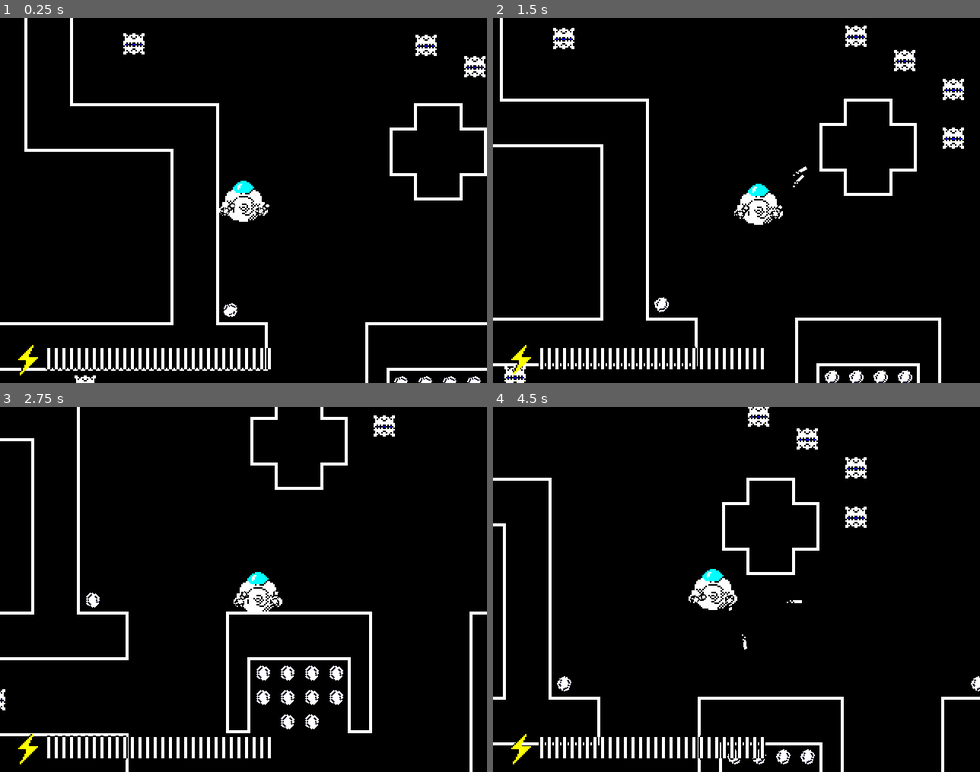
Above: before the commit, frames 1-4 (two rows, left to right).
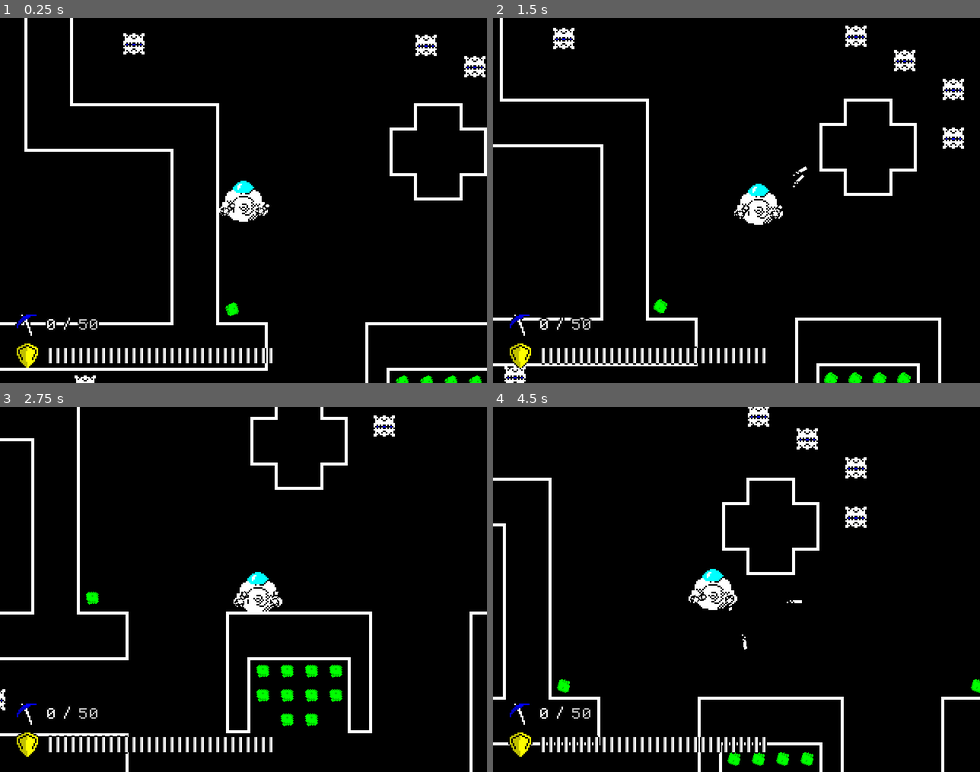
Above: after the commit, the same moments.

Repository: Paar86/Subminer
Game: Godot game, scene res://src/Levels/Main.tscn
The game is run twice, just before and just after one commit, with the same random seed, the same clock (stepped at 60 frames per second) and the same inputs.
Inputs (mouse positions are in pixels of both pictures, inside the frame that each line leads up to):
- Up to frame 1 (0.25 s): no input
- Up to frame 2 (1.5 s): move the mouse to (843, 182) at 0.52 s; hold D (right) 0.53-1.28 s; hold Space (dash) 0.53-1.28 s; move the mouse to (639, 218) at 1.27 s; hold S (down) from 1.28 s (still down); click (639, 218) at 1.35 s
- Up to frame 3 (2.75 s): move the mouse to (292, 509) at 2.02 s; release S (down) at 2.03 s; hold D (right) from 2.03 s (still down); hold Space (dash) from 2.03 s (still down)
- Up to frame 4 (4.5 s): move the mouse to (712, 662) at 2.77 s; release D (right) at 2.78 s; release Space (dash) at 2.78 s; hold W (up) 2.78-3.53 s; click (712, 662) at 2.85 s; move the mouse to (882, 644) at 3.52 s; hold Space (dash) 3.53-4.28 s; hold A (left) from 3.53 s (still down); move the mouse to (590, 534) at 4.27 s; click (590, 534) at 4.35 s

The runs differ from the first frame. In frame 1, 2.2% of the frame differs, in the area x 3-99%, y 77-100%; in frame 2, 2.3%; in frame 3, 2.9%, in the area x 3-71%, y 50-98%; in frame 4, 2.4%.

Commit message:
HUD changes + others
Implemented working mineral counter with current and desired number.
Changed lighting symbol of the lifebar with shield symbol.
Shrunk life segments.
Updated mineral fragment sprite.
Added charge cooldown to the fish enemy.

Diff:
--- a/src/Autoload/Enums.gd
+++ b/src/Autoload/Enums.gd
@@ -1,4 +1,4 @@
 extends Node
 
 
-enum Effects { DAMAGE, PUSH }
+enum Effects { DAMAGE, PUSH, MINERALS }
--- a/src/Autoload/PlayerStats.gd
+++ b/src/Autoload/PlayerStats.gd
@@ -1,11 +1,13 @@
 extends Node
 
 signal hitpoints_changed
+signal minerals_changed
 signal hitpoints_depleted
 
 const STARTING_HITPOINTS := 30
 
 var hitpoints := STARTING_HITPOINTS setget _set_hitpoints
+var minerals := 0 setget _set_minerals
 
 
 func _ready() -> void:
@@ -18,3 +20,8 @@
 
 	if hitpoints == 0:
 		emit_signal("hitpoints_depleted")
+
+
+func _set_minerals(new_value: int) -> void:
+	minerals = max(0, new_value)
+	emit_signal("minerals_changed", minerals)
--- a/src/Enemies/HammerFish.gd
+++ b/src/Enemies/HammerFish.gd
@@ -11,8 +11,12 @@
 onready var _charge_detector_high: RayCast2D = $ChargeDetectorHigh
 onready var _charge_detector_low: RayCast2D = $ChargeDetectorLow
 onready var _raycast_visibility: RayCast2D = $RayCastVisibility
+onready var _charge_timer: Timer = $ChargeCooldown
 
 var _smoke_effect := preload("res://src/Common/SmokeParticles.tscn")
+
+var _target_body: KinematicBody2D = null
+var _can_charge := true
 var _velocity := Vector2.ZERO
 var _death_acceleration := 30.0
 var _max_speed := 40.0
@@ -40,7 +44,6 @@
 var _shake_distance: float = _shake_default_distance
 var _shake_frequency: float = 50.0
 
-var _target_body: KinematicBody2D = null
 
 
 func propagate_effects(effects: Dictionary = {}) -> void:
@@ -186,7 +189,9 @@
 	if collider:
 		var destination = collider.global_position - _raycast_visibility.global_position
 		_raycast_visibility.cast_to = destination
-		if !_raycast_visibility.is_colliding():
+		if !_raycast_visibility.is_colliding() and _can_charge:
+			_can_charge = false
+			_charge_timer.start()
 			_state = States.ROAR
 
 
@@ -219,3 +224,7 @@
 
 func _on_PlayerDetector_body_exited(body: KinematicBody2D) -> void:
 	_target_body = null
+
+
+func _on_ChargeCooldown_timeout() -> void:
+	_can_charge = true
--- a/src/Enemies/HammerFish.tscn
+++ b/src/Enemies/HammerFish.tscn
@@ -14,7 +14,7 @@
 height = 8.0
 
 [sub_resource type="CircleShape2D" id=4]
-radius = 95.0053
+radius = 136.235
 
 [node name="HammerFish" type="KinematicBody2D"]
 collision_layer = 4
@@ -70,6 +70,10 @@
 cast_to = Vector2( 1, 0 )
 collision_mask = 2
 
+[node name="ChargeCooldown" type="Timer" parent="."]
+wait_time = 3.0
+
 [connection signal="area_entered" from="Hitbox" to="." method="_on_Hitbox_area_entered"]
 [connection signal="body_entered" from="PlayerDetector" to="." method="_on_PlayerDetector_body_entered"]
 [connection signal="body_exited" from="PlayerDetector" to="." method="_on_PlayerDetector_body_exited"]
+[connection signal="timeout" from="ChargeCooldown" to="." method="_on_ChargeCooldown_timeout"]
--- a/src/Pickups/Fragment.gd
+++ b/src/Pickups/Fragment.gd
@@ -56,14 +56,15 @@
 	_velocity = impulse_velocity
 
 
-func _on_PickupBox_body_entered(body: KinematicBody2D) -> void:
+func _on_PickupBox_body_entered(body: GameActor) -> void:
+	body.propagate_effects( {Enums.Effects.MINERALS: 1} )
 	animation_player.play("Pickup")
 	$PickupBox.set_deferred("disabled", true)
 	yield(animation_player, "animation_finished")
 	queue_free()
 
 
-func _on_AutoPickupDetector_body_entered(body: KinematicBody2D) -> void:
+func _on_AutoPickupDetector_body_entered(body: GameActor) -> void:
 	_target_body = body
 	$CollisionShape2D.set_deferred("disabled", true)
 	_state = States.FOLLOW
--- a/src/Player/CannonBase.gd
+++ b/src/Player/CannonBase.gd
@@ -12,6 +12,7 @@
 	if abs(smallest_angle_to_mouse) < rotation_speed_rad * delta:
 		look_at(mouse_global_position)
 
+
 # We need to determine the shortest way to the destination (clockwise/counterclockwise)
 func get_smallest_angle_to() -> float:
 	var angle_to_mouse: float = get_angle_to(mouse_global_position)
--- a/src/Player/PlayerKinematic.gd
+++ b/src/Player/PlayerKinematic.gd
@@ -2,7 +2,6 @@
 
 enum States { IDLE, MOVE, DRIFT }
 
-export var _hitpoints_override := 50
 export var _gravity_max := 30.0
 export var _gravity_accel := 10.0
 export var _dash_power := 160.0
@@ -35,18 +34,19 @@
 
 func propagate_effects(effects: Dictionary = {}) -> void:
 	if !_is_invincible:
-		_start_damage_flashing()
-
 		if Enums.Effects.DAMAGE in effects:
+			_start_damage_flashing()
 			PlayerStats.hitpoints -= effects[Enums.Effects.DAMAGE]
 		if Enums.Effects.PUSH in effects:
 			var value: Vector2 = effects[Enums.Effects.PUSH]
 			_velocity = value
 			_state = States.DRIFT
 
+	if Enums.Effects.MINERALS in effects:
+			PlayerStats.minerals += effects[Enums.Effects.MINERALS]
+
 
 func _ready() -> void:
-	hitpoints = _hitpoints_override
 	PlayerStats.connect("hitpoints_depleted", self, "_on_hitpoints_depleted")
 
 
@@ -160,4 +160,7 @@
 
 
 func _on_hitpoints_depleted() -> void:
-	queue_free()
+	visible = false
+	$BodyCollision.set_deferred("disabled", true)
+	$Hurtbox.set_deferred("monitorable", false)
+	set_physics_process(false)
--- a/src/Player/PlayerKinematic.tscn
+++ b/src/Player/PlayerKinematic.tscn
@@ -14,7 +14,6 @@
 [node name="PlayerKinematic" type="KinematicBody2D"]
 collision_mask = 10
 script = ExtResource( 1 )
-_hitpoints_override = 40
 
 [node name="Sprite" type="Sprite" parent="."]
 texture = ExtResource( 2 )
--- a/src/UI/HUD.gd
+++ b/src/UI/HUD.gd
@@ -1,8 +1,12 @@
 extends Control
 class_name HUD
 
+# Nodes
+onready var _minerals_counter: Label = $VBoxContainer/MineralsBar/Counter
 onready var _power_logo: TextureRect = $VBoxContainer/LifeBar/PowerLogo
 onready var _hitpoints_holder: Control = $VBoxContainer/LifeBar/HitpointsMargin/HitpointsHolder
+
+# Resources
 onready var _hitpoint_texture := preload("res://assets/ui/power_unit.png")
 onready var _power_texture := preload("res://assets/ui/power_symbol_yellow.png")
 onready var _blinking_power_texture := preload("res://src/UI/PowerBlinkingAnimatedTexture.tres")
@@ -20,6 +24,7 @@
 		_hitpoints_holder.add_child(hitpoint)
 
 	PlayerStats.connect("hitpoints_changed", self, "_on_hitpoints_changed")
+	PlayerStats.connect("minerals_changed", self, "_on_minerals_changed")
 
 
 func _on_hitpoints_changed(hitpoints: int) -> void:
@@ -31,5 +36,9 @@
 		_start_power_blinking()
 
 
+func _on_minerals_changed(minerals: int) -> void:
+	_minerals_counter.text = str(minerals)
+
+
 func _start_power_blinking() -> void:
 	_power_logo.texture = _blinking_power_texture
--- a/src/UI/HUD.tscn
+++ b/src/UI/HUD.tscn
@@ -1,12 +1,15 @@
-[gd_scene load_steps=3 format=2]
+[gd_scene load_steps=5 format=2]
 
+[ext_resource path="res://assets/ui/pick_axe_symbol.png" type="Texture" id=1]
 [ext_resource path="res://assets/ui/power_symbol_yellow.png" type="Texture" id=2]
+[ext_resource path="res://fonts/SuperWhite.fnt" type="BitmapFont" id=3]
 [ext_resource path="res://src/UI/HUD.gd" type="Script" id=4]
 
 [node name="HUD" type="Control"]
 anchor_right = 1.0
 anchor_bottom = 1.0
 margin_left = 10.0
+margin_bottom = -10.0
 script = ExtResource( 4 )
 __meta__ = {
 "_edit_use_anchors_": false
@@ -23,9 +26,44 @@
 
 [node name="MineralsBar" type="HBoxContainer" parent="VBoxContainer"]
 margin_right = 310.0
+margin_bottom = 16.0
+
+[node name="PickaxeLogo" type="TextureRect" parent="VBoxContainer/MineralsBar"]
+margin_right = 16.0
+margin_bottom = 16.0
+texture = ExtResource( 1 )
+
+[node name="Counter" type="Label" parent="VBoxContainer/MineralsBar"]
+margin_left = 20.0
+margin_top = 2.0
+margin_right = 27.0
+margin_bottom = 13.0
+custom_fonts/font = ExtResource( 3 )
+text = "0"
+align = 2
+__meta__ = {
+"_edit_use_anchors_": false
+}
+
+[node name="Slash" type="Label" parent="VBoxContainer/MineralsBar"]
+margin_left = 31.0
+margin_top = 2.0
+margin_right = 37.0
+margin_bottom = 13.0
+custom_fonts/font = ExtResource( 3 )
+text = "/"
+
+[node name="GoalNumber" type="Label" parent="VBoxContainer/MineralsBar"]
+margin_left = 41.0
+margin_top = 2.0
+margin_right = 55.0
+margin_bottom = 13.0
+custom_colors/font_color = Color( 0.752941, 0.752941, 0.752941, 1 )
+custom_fonts/font = ExtResource( 3 )
+text = "50"
 
 [node name="LifeBar" type="HBoxContainer" parent="VBoxContainer"]
-margin_top = 4.0
+margin_top = 20.0
 margin_right = 310.0
 margin_bottom = 36.0
 __meta__ = {
@@ -34,7 +72,7 @@
 
 [node name="PowerLogo" type="TextureRect" parent="VBoxContainer/LifeBar"]
 margin_right = 16.0
-margin_bottom = 32.0
+margin_bottom = 16.0
 size_flags_horizontal = 0
 size_flags_vertical = 0
 texture = ExtResource( 2 )
@@ -43,14 +81,13 @@
 [node name="HitpointsMargin" type="MarginContainer" parent="VBoxContainer/LifeBar"]
 margin_left = 20.0
 margin_right = 310.0
-margin_bottom = 16.0
+margin_bottom = 2.0
 size_flags_horizontal = 3
 size_flags_vertical = 0
-custom_constants/margin_top = 8
-custom_constants/margin_bottom = 8
+custom_constants/margin_top = 2
 
 [node name="HitpointsHolder" type="HBoxContainer" parent="VBoxContainer/LifeBar/HitpointsMargin"]
-margin_top = 8.0
+margin_top = 2.0
 margin_right = 290.0
-margin_bottom = 8.0
+margin_bottom = 2.0
 custom_constants/separation = 0
Binary file changed: assets/mineral_fragment.png
Binary file added: assets/ui/pick_axe_symbol.png
Not shown, added: assets/ui/pick_axe_symbol.png.import
Binary file changed: assets/ui/power_symbol_red.png
Binary file changed: assets/ui/power_symbol_yellow.png
Binary file changed: assets/ui/power_unit.png
Not shown, added: fonts/SuperWhite.fnt
Binary file added: fonts/SuperWhite.png
Not shown, added: fonts/SuperWhite.png.import
Not shown, added: fonts/font_sources.txt
